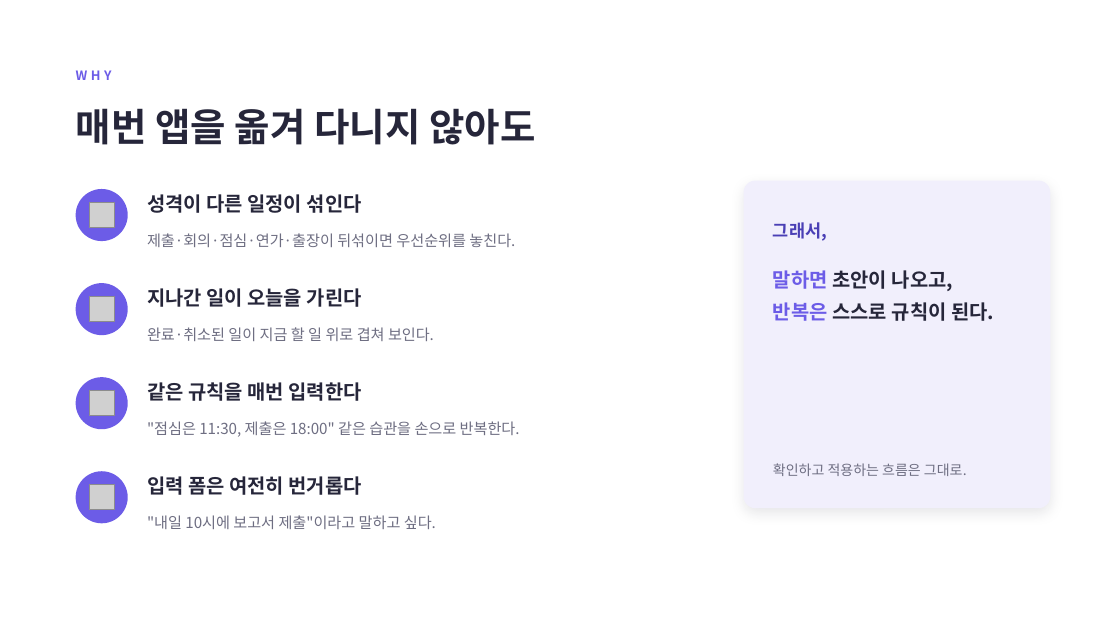
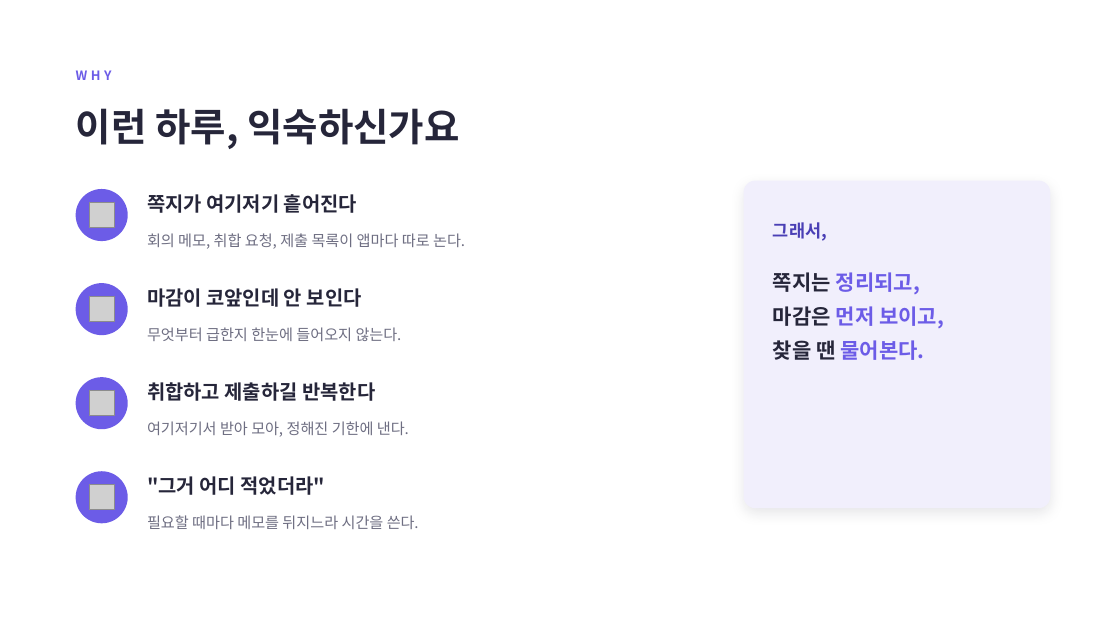
Before and after one commit to sohnjun96/AI-Planner, a slide deck: slide 2 of docs/일정아이_소개.pptx. Drawn at 1120x630 pixels with LibreOffice and Linux fonts; fonts in the diff are those of the drawing; grey boxes stand for pictures. Boxes give left, top, right and bottom in pixels: in the first picture for what was removed or moved away, otherwise in the second. Text is boxed around its words. In the diff, an @@ line names an element or a change of style, - is before the commit and + after.

```diff
--- a/docs/일정아이_소개.pptx
+++ b/docs/일정아이_소개.pptx
@@ text at bbox=[76, 108, 460, 149]: text changed @@
-매번 앱을 옮겨 다니지 않아도
+이런 하루, 익숙하신가요
@@ text at bbox=[147, 194, 357, 213]: text changed @@
-성격이 다른 일정이 섞인다
+쪽지가 여기저기 흩어진다
@@ text at bbox=[147, 233, 465, 249]: text changed @@
-제출·회의·점심·연가·출장이 뒤섞이면 우선순위를 놓친다.
+회의 메모, 취합 요청, 제출 목록이 앱마다 따로 논다.
@@ text at bbox=[147, 288, 362, 307]: text changed @@
-지나간 일이 오늘을 가린다
+마감이 코앞인데 안 보인다
@@ text at bbox=[773, 272, 944, 360]: text changed; size 17 to 18 pt; text colour #26263A to #6C5CE7 @@
-말하면 초안이 나오고,
-반복은 스스로 규칙이 된다.
+쪽지는 정리되고,
+마감은 먼저 보이고,
+찾을 땐 물어본다.
@@ text at bbox=[147, 327, 402, 341]: text changed @@
-완료·취소된 일이 지금 할 일 위로 겹쳐 보인다.
+무엇부터 급한지 한눈에 들어오지 않는다.
@@ text at bbox=[147, 382, 375, 401]: text changed @@
-같은 규칙을 매번 입력한다
+취합하고 제출하길 반복한다
@@ text at bbox=[147, 421, 409, 437]: text changed @@
-"점심은 11:30, 제출은 18:00" 같은 습관을 손으로 반복한다.
+여기저기서 받아 모아, 정해진 기한에 낸다.
@@ text at bbox=[147, 476, 326, 495]: text changed @@
-입력 폼은 여전히 번거롭다
+"그거 어디 적었더라"
@@ text removed at bbox=[773, 463, 967, 476] @@
-확인하고 적용하는 흐름은 그대로.
@@ text at bbox=[147, 515, 419, 529]: text changed @@
-"내일 10시에 보고서 제출"이라고 말하고 싶다.
+필요할 때마다 메모를 뒤지느라 시간을 쓴다.
```
Also in this commit, not shown: 4 other slides changed, 3 slides added, 4 slides removed, 1 other file.
